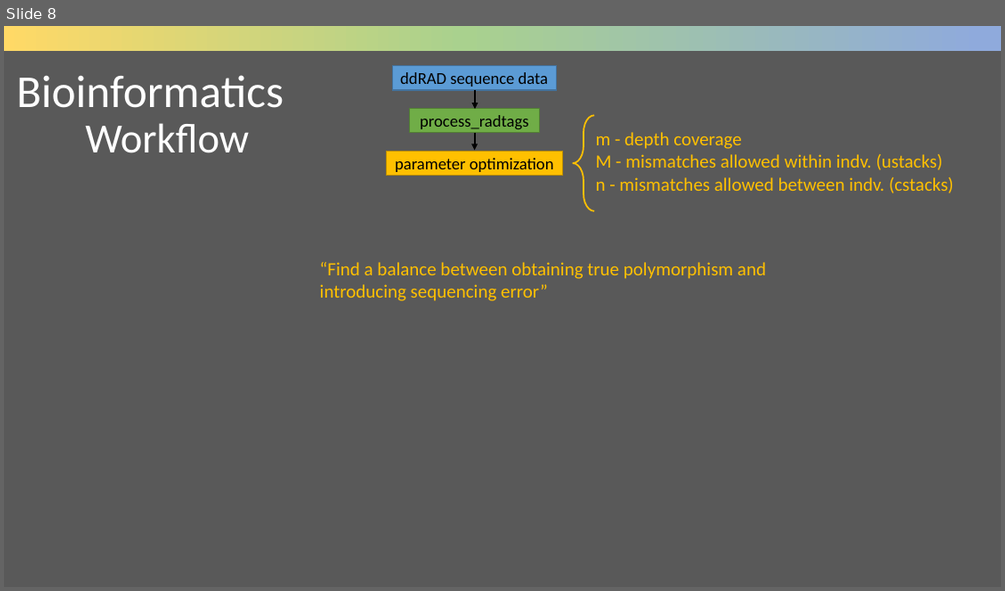
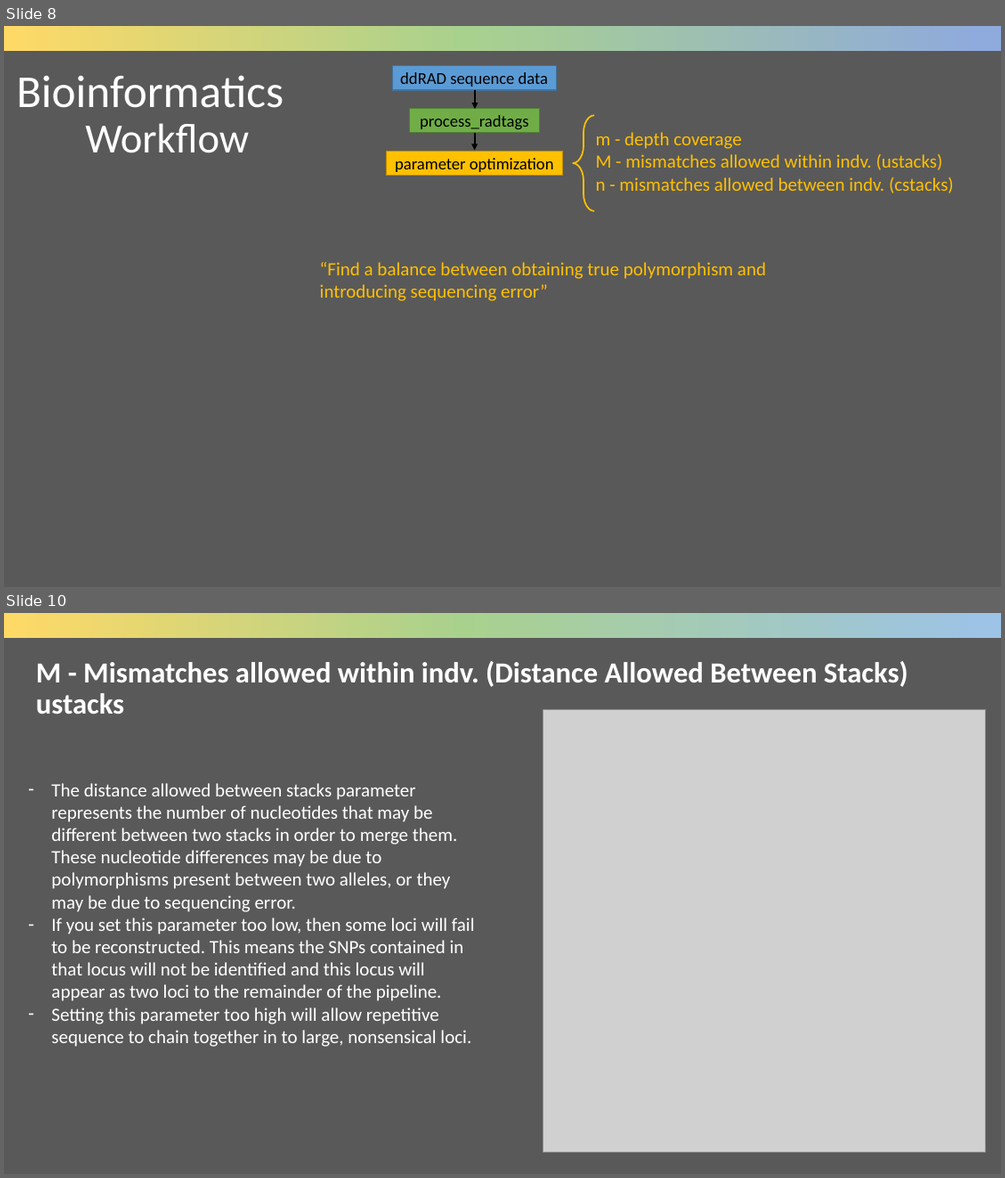
Before and after one commit to cd-barratt/ddRAD-seq_workshop, a slide deck: talks/2_Stacks2_lecture.pptx. Shown one above the other, each under a label of ours: slide 8 before the commit, slides 8 and 10 after it; the slides between them are not shown. The pictures are 1005x591 and 1005x1178 pixels, drawn with LibreOffice and Linux fonts; fonts in the diff are those of the drawing; grey boxes stand for pictures. Boxes give left, top, right and bottom in pixels: in the first picture for what was removed or moved away, otherwise in the second. Text is boxed around its words. In the diff, an @@ line names an element or a change of style, - is before the commit and + after.

```diff
--- a/talks/2_Stacks2_lecture.pptx
+++ b/talks/2_Stacks2_lecture.pptx
@@ slide 10 added at (4,613,1001,1174), background #595959 @@
@@ rectangle added at (4,613,1001,639), fill gradient #FFD966 to #A9D18E to #9DC3E6 @@
@@ title added at (36,661,908,714), 28 pt, text #FFFFFF, bold @@
+M - Mismatches allowed within indv. (Distance Allowed Between Stacks)
+ustacks
@@ picture added at (543,709,986,1152) @@
@@ text added at (51,783,475,1046), 18 pt, text #FFFFFF @@
+– The distance allowed between stacks parameter represents the number of nucleotides that may be different between two stacks in order to merge them. These nucleotide differences may be due to polymorphisms present between two alleles, or they may be due to sequencing error.
+– If you set this parameter too low, then some loci will fail to be reconstructed. This means the SNPs contained in that locus will not be identified and this locus will appear as two loci to the remainder of the pipeline.
+– Setting this parameter too high will allow repetitive sequence to chain together in to large, nonsensical loci.
```
Also in this commit, not shown: 4 slides changed, 2 other slides added, 1 other file.
